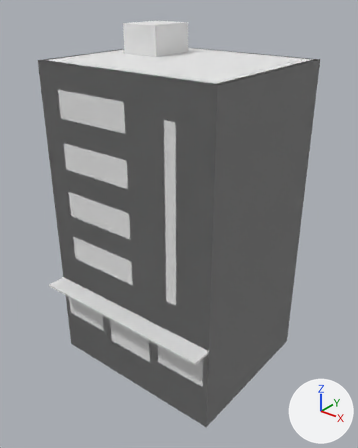
The glTF model assets/models/buildings/res_mid/bld_res_mid_c_gf.glb: old version first, new version second.
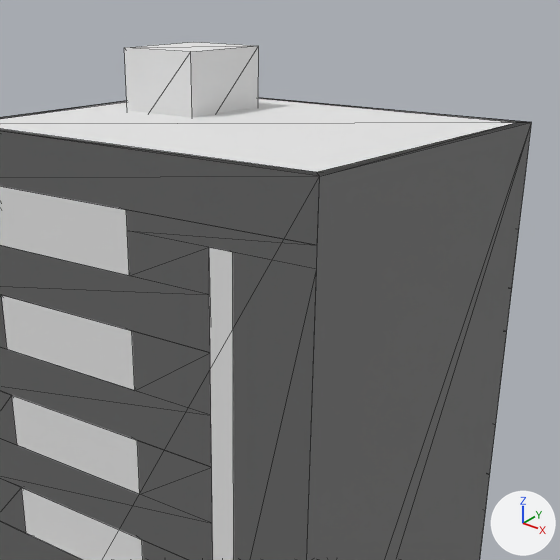
Each version is shown whole from a 50 mm lens placed at (17.9, -22.4, 20.9), pointed at (0.5, -0.7, 7.4), then close up on the part from 18% to 93% of the width and 0% to 61% of the height. The lights are fixed; the arrows at lower right show +X, +Y and +Z. The last two pictures show the newer version. The close-ups show mesh edges as thin lines. Objects named as collision shapes, trigger or cutter boxes, shadow casters or lower levels of detail are left out. Vertices at exactly the same position are counted once.

Before the edit, the objects in view are built like this:
```python
me_bld_res_mid_c_gf_lod0 = bpy.data.meshes.new('bld_res_mid_c_gf_LOD0')
me_bld_res_mid_c_gf_lod0.from_pydata(...)  # 198 vertices, 260 faces; spans x -6.0..6.0, y -6.2..5.0, z -2.5..18.8
me_bld_res_mid_c_gf_lod0.materials.append(mat_mat_kit)  # white #e7e7e7
me_bld_res_mid_c_gf_proxy = bpy.data.meshes.new('bld_res_mid_c_gf_PROXY')
me_bld_res_mid_c_gf_proxy.from_pydata(...)  # 8 vertices, 10 faces; spans x -6.0..6.0, y -5.0..5.0, z -2.5..17.1
me_bld_res_mid_c_gf_proxy.materials.append(mat_mat_kit)  # white #e7e7e7
ob_bld_res_mid_c_gf_lod0 = bpy.data.objects.new('bld_res_mid_c_gf_LOD0', me_bld_res_mid_c_gf_lod0)
ob_bld_res_mid_c_gf_lod0.location = (0.0, 0.0, 0.0)
ob_bld_res_mid_c_gf_proxy = bpy.data.objects.new('bld_res_mid_c_gf_PROXY', me_bld_res_mid_c_gf_proxy)
ob_bld_res_mid_c_gf_proxy.location = (0.0, 0.0, 0.0)
```
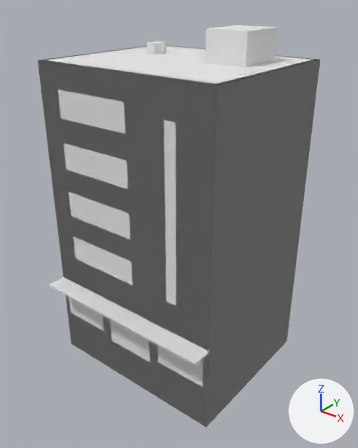
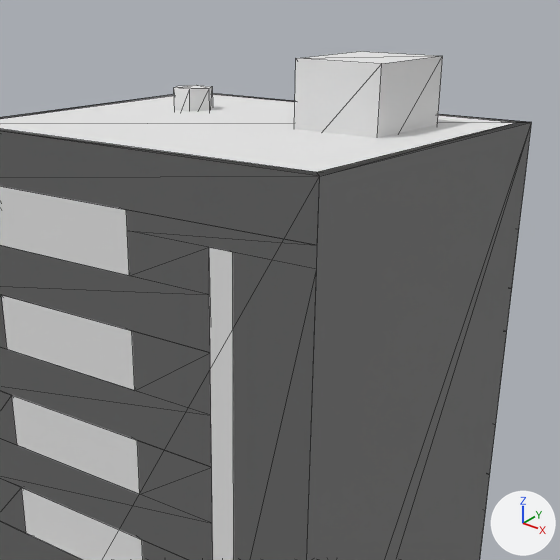
What differs and where, as boxes (x1, y1, x2, y2) in the close-ups (560 x 560 px; the box of a moved part takes in the faces that stretch with it):
'bld_res_mid_c_gf_LOD0', reshaped: before (0, 42, 532, 560); after (0, 51, 532, 560)
part 1 of me_bld_res_mid_c_gf_lod0, moved or reshaped: before (124, 42, 259, 118); after (294, 51, 443, 138)
part 2 of me_bld_res_mid_c_gf_lod0, added: after (173, 85, 213, 111)

Edits to the bpy script that builds the scene:
```text
Change me_bld_res_mid_c_gf_lod0:
    used by ob_bld_res_mid_c_gf_lod0; location = (0.0, 0.0, 0.0)
    remove me_bld_res_mid_c_gf_lod0.from_pydata(...)  # 198 vertices, 260 faces; spans x -6.0..6.0, y -6.2..5.0, z -2.5..18.8
    add me_bld_res_mid_c_gf_lod0.from_pydata(...)  # 218 vertices, 284 faces; spans x -6.0..6.0, y -6.2..5.0, z -2.5..18.8
    me_bld_res_mid_c_gf_lod0 part 1: the loose piece of 8 vertices spanning x -4.2..-1.8, y 0.0..3.0, z 16.2..18.8 is moved by (6.0, 0.0, 0.0)
    me_bld_res_mid_c_gf_lod0 part 2
    14 vertices are added at x -3.6..-2.4, y 1.0..2.0, z 16.2..16.6
    6 new vertices lie (0.0, 0.0, 1.1) away from vertices in x -3.6..-2.4, y 1.0..2.0, z 16.6
    24 new faces join them
```
